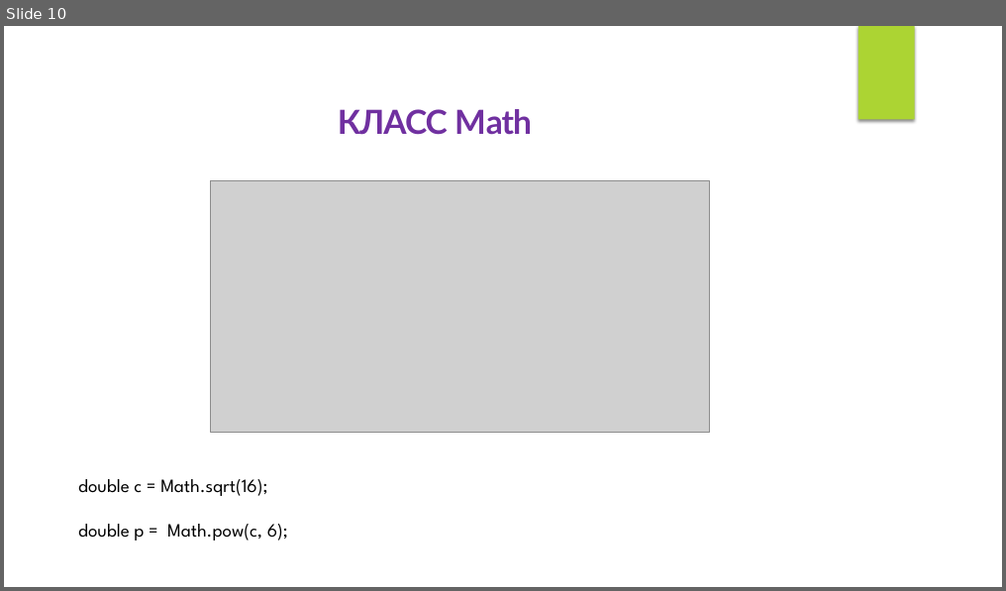
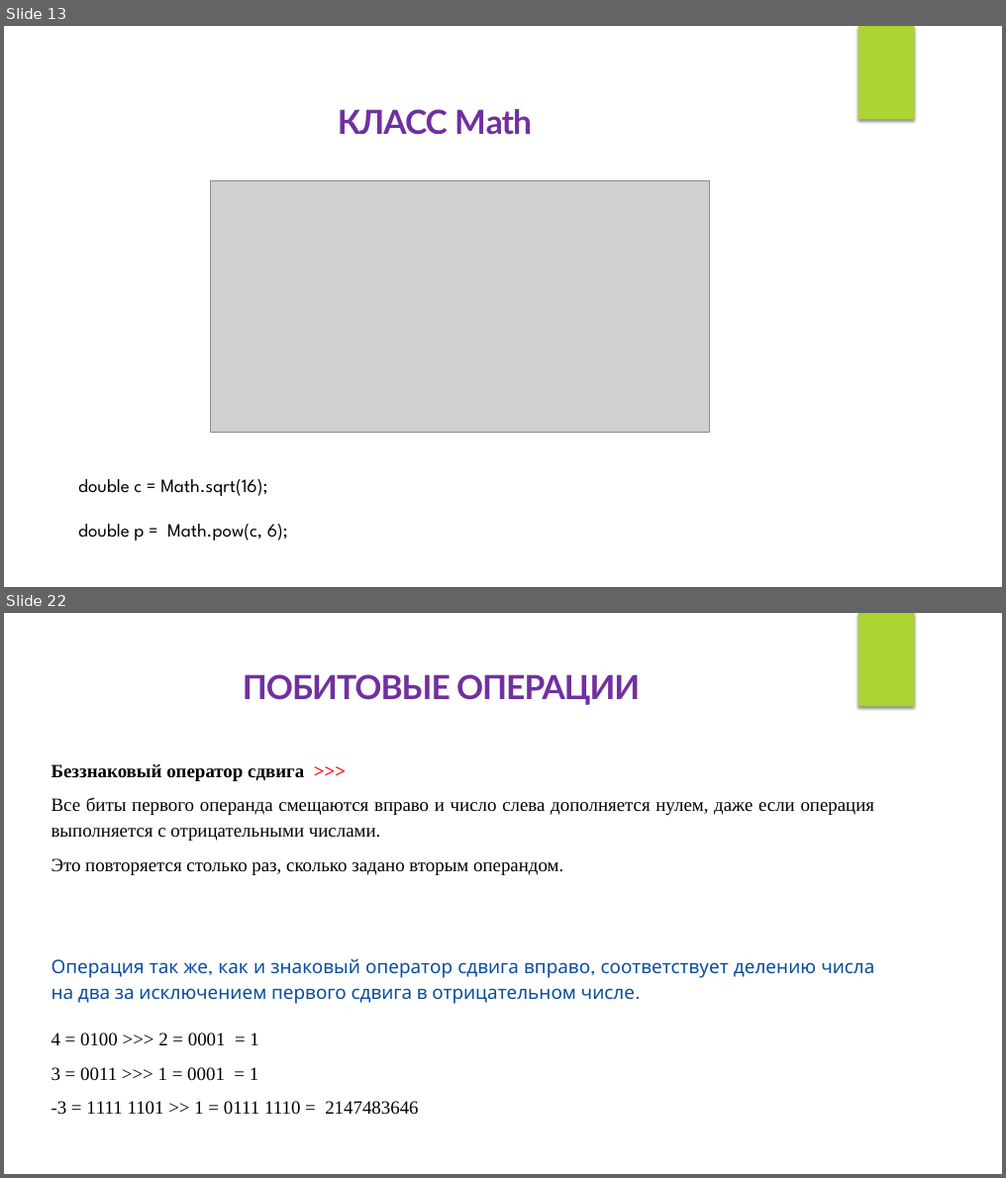
Before and after one commit to IriEfremova/LessonsCube, a slide deck: Samsung/Lesson3/Operation.pptx. Shown one above the other, each under a label of ours: slide 10 before the commit, slides 13 and 22 after it; the slides between them are not shown. The pictures are 1006x591 and 1006x1178 pixels, drawn with LibreOffice and Linux fonts; fonts in the diff are those of the drawing; grey boxes stand for pictures. Boxes give left, top, right and bottom in pixels: in the first picture for what was removed or moved away, otherwise in the second. Text is boxed around its words. In the diff, an @@ line names an element or a change of style, - is before the commit and + after.

```diff
--- a/Samsung/Lesson3/Operation.pptx
+++ b/Samsung/Lesson3/Operation.pptx
@@ slide 22 added at (x1=4, y1=613, x2=1002, y2=1174), background #FFFFFF; not listed: 1 template element that a slide beside it also shows @@
@@ text added at (x1=243, y1=674, x2=640, y2=705), 32 pt, text #7030A0, bold @@
+ПОБИТОВЫЕ ОПЕРАЦИИ
@@ text added at (x1=52, y1=764, x2=875, y2=1004), 18 pt, text #000000 @@
+Беззнаковый оператор сдвига >>>
+Все биты первого операнда смещаются вправо и число слева дополняется нулем, даже если операция выполняется с отрицательными числами.
+Это повторяется столько раз, сколько задано вторым операндом.
+Операция так же, как и знаковый оператор сдвига вправо, соответствует делению числа на два за исключением первого сдвига в отрицательном числе.
@@ text added at (x1=52, y1=1033, x2=418, y2=1115), 18 pt, text #000000 @@
+4 = 0100 >>> 2 = 0001 = 1
+3 = 0011 >>> 1 = 0001 = 1
+-3 = 1111 1101 >> 1 = 0111 1110 = 2147483646
@@ what was slide 10 is now slide 13 @@
```
Also in this commit, not shown: 1 slide changed, 15 other slides added, 12 slides removed, 1 other file.
